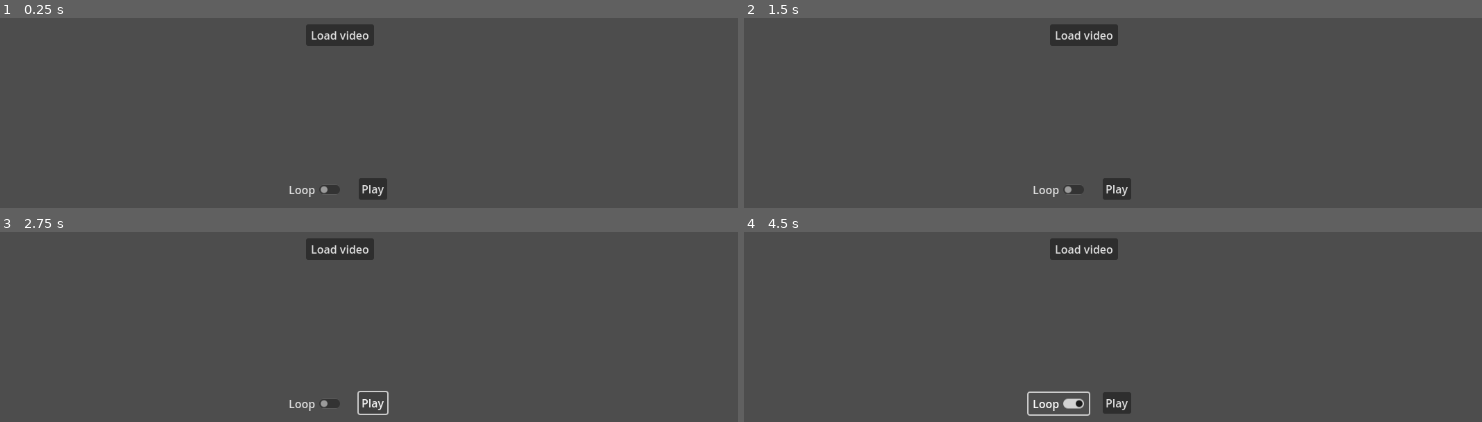
Above: before the commit, frames 1-4 (two rows, left to right).
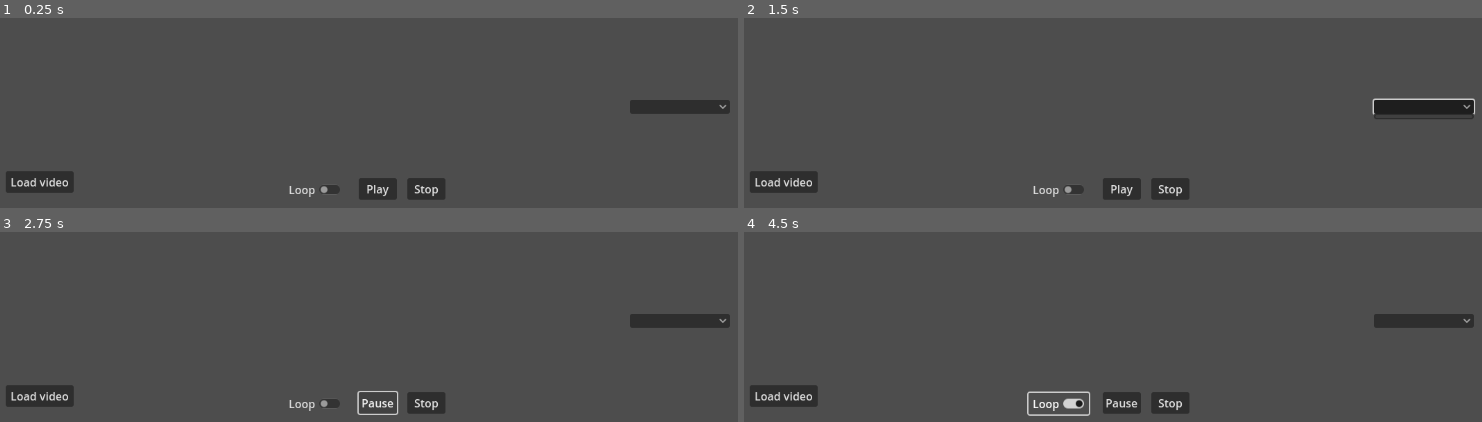
Above: after the commit, the same moments.

Repository: theRealDyer/VideoMouseTrackingSoftware
Game: Godot game, scene res://mainVideoTest.tscn
The game is run twice, just before and just after one commit, with the same random seed, the same clock (stepped at 60 frames per second) and the same inputs.
Inputs (mouse positions are in pixels of both pictures, inside the frame that each line leads up to):
- Up to frame 1 (0.25 s): no input
- Up to frame 2 (1.5 s): click (1172, 189) at 0.5 s, where only the run after the commit has a clickable "Stop"; click (1422, 107) at 1.27 s
- Up to frame 3 (2.75 s): click "Play" at 2 s
- Up to frame 4 (4.5 s): click "Play" (after the commit: "Pause") at 2.75 s; click "Play" at 3.5 s; click "Loop" at 4.25 s

The runs differ from the first frame. In frame 1, 3.7% of the frame differs, in the area x 0-99%, y 3-96%; in frame 2, 4.0%, in the area x 0-100%, y 3-96%; in frame 3, 3.6%; in frame 4, 3.6%.

Commit message:
play button now says "pause" when playing. added stop button that stops and resets video to start. added dropdown box for resolution fixing but no code yet.

Diff:
--- a/mainVideoTest.gd
+++ b/mainVideoTest.gd
@@ -3,6 +3,7 @@
 # Get references to button nodes & Video node
 @onready var videoPlayer = $VideoStreamPlayer
 @onready var start = $Start
+@onready var stop = $Stop
 @onready var loop = $Loop
 
 func _ready():
@@ -10,7 +11,7 @@
 	videoPlayer.connect("finished", _show_load_button)
 	start.connect("pressed", _play_video)
 	loop.connect("pressed", _loop_video)
-
+	stop.connect("pressed", _stop_video)
 
 func _on_load_image_pressed() -> void:
 	# $FileDialog.add_filter("*.webm ; WebM Video Files")
@@ -24,7 +25,9 @@
 	# Load video frame but don't play until play button pressed
 	videoPlayer.play()
 	videoPlayer.paused=true
-	$LoadVideo.hide()
+	# $LoadVideo.hide() # have commented this so that button still shows when
+						# video is loaded so you can load a different one if
+						# you want
 
 func _loop_video() -> void:
 	# Loop video button
@@ -36,8 +39,22 @@
 func _play_video() -> void:
 	# Play/Pause button
 	var paused=videoPlayer.paused
-	# Invert state
-	videoPlayer.paused=!paused
+	## Invert state
+	#videoPlayer.paused=!paused # commented out to add "pause" functionality
+	if paused:
+		videoPlayer.paused = false
+		start.text = "Pause"  # Change button text to "Pause" when playing
+	else:
+		videoPlayer.paused = true
+		start.text = "Play"   # Change button text back to "Play" when paused
+
+func _stop_video() -> void:
+	videoPlayer.stop()
+	# Load video frame but don't play until play button pressed
+	videoPlayer.play()
+	videoPlayer.paused=true
+	start.text = "Play"  # Reset button text to "Play" when stopped
+
 
 
 func _show_load_button() -> void:
--- a/mainVideoTest.tscn
+++ b/mainVideoTest.tscn
@@ -30,19 +30,28 @@
 
 [node name="LoadVideo" type="Button" parent="."]
 layout_mode = 0
-offset_left = -55.0
-offset_top = 50.0
-offset_right = 43.0
-offset_bottom = 81.0
+offset_left = -488.0
+offset_top = 262.0
+offset_right = -390.0
+offset_bottom = 293.0
 text = "Load video"
 
 [node name="Start" type="Button" parent="."]
 layout_mode = 0
 offset_left = 21.0
 offset_top = 272.0
-offset_right = 62.0
+offset_right = 76.0
 offset_bottom = 303.0
 text = "Play"
+
+[node name="Stop" type="Button" parent="."]
+layout_mode = 0
+offset_left = 91.0
+offset_top = 272.0
+offset_right = 146.0
+offset_bottom = 303.0
+text = "Stop
+"
 
 [node name="Loop" type="CheckButton" parent="."]
 layout_mode = 0
@@ -52,5 +61,12 @@
 offset_bottom = 304.0
 text = "Loop"
 
+[node name="DropDown" type="OptionButton" parent="."]
+layout_mode = 0
+offset_left = 412.0
+offset_top = 159.0
+offset_right = 556.0
+offset_bottom = 179.0
+
 [connection signal="file_selected" from="FileDialog" to="." method="_on_file_dialog_file_selected"]
 [connection signal="pressed" from="LoadVideo" to="." method="_on_load_image_pressed"]
